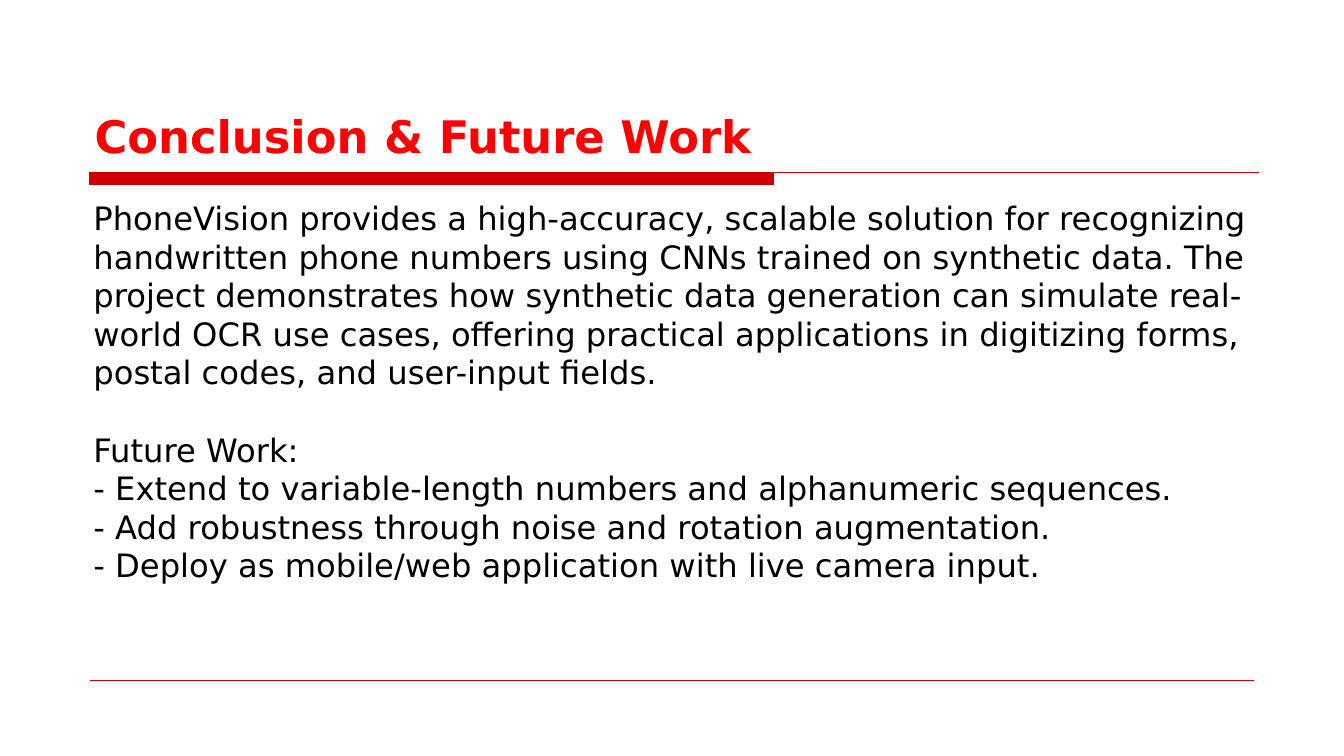
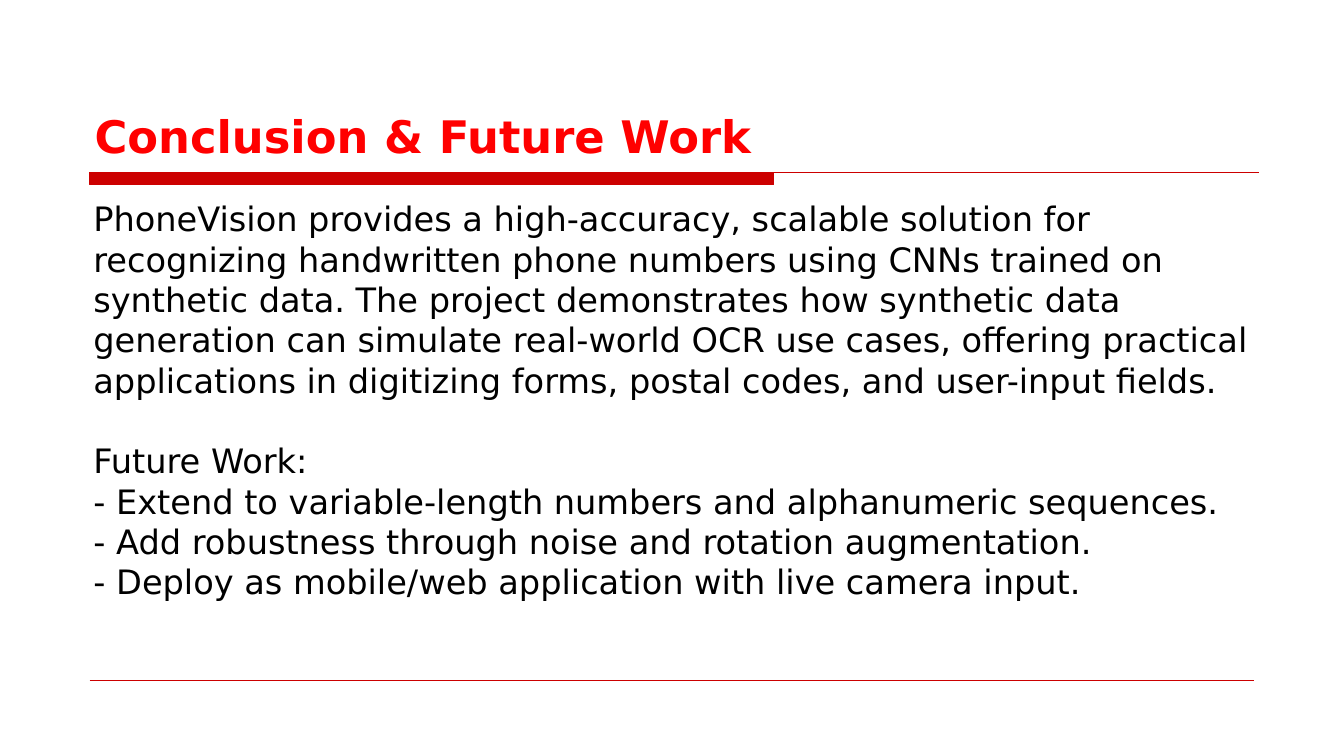
Before and after one commit to Rethigamer/220701222-CS19643-FOML-Lab, a slide deck: slide 18 of FOML_PPT.pptx. Drawn at 1344x756 pixels with LibreOffice and Linux fonts; fonts in the diff are those of the drawing; background and template pictures are left out. Boxes give left, top, right and bottom in pixels: in the first picture for what was removed or moved away, otherwise in the second. Text is boxed around its words. In the diff, an @@ line names an element or a change of style, - is before the commit and + after.

```diff
--- a/FOML_PPT.pptx
+++ b/FOML_PPT.pptx
@@ text "PhoneVision provides a high-accuracy, scalable ..." at <box>93,205,1247,601</box>: size 23 to 24 pt @@
```
Also in this commit, not shown: 6 other slides changed.
